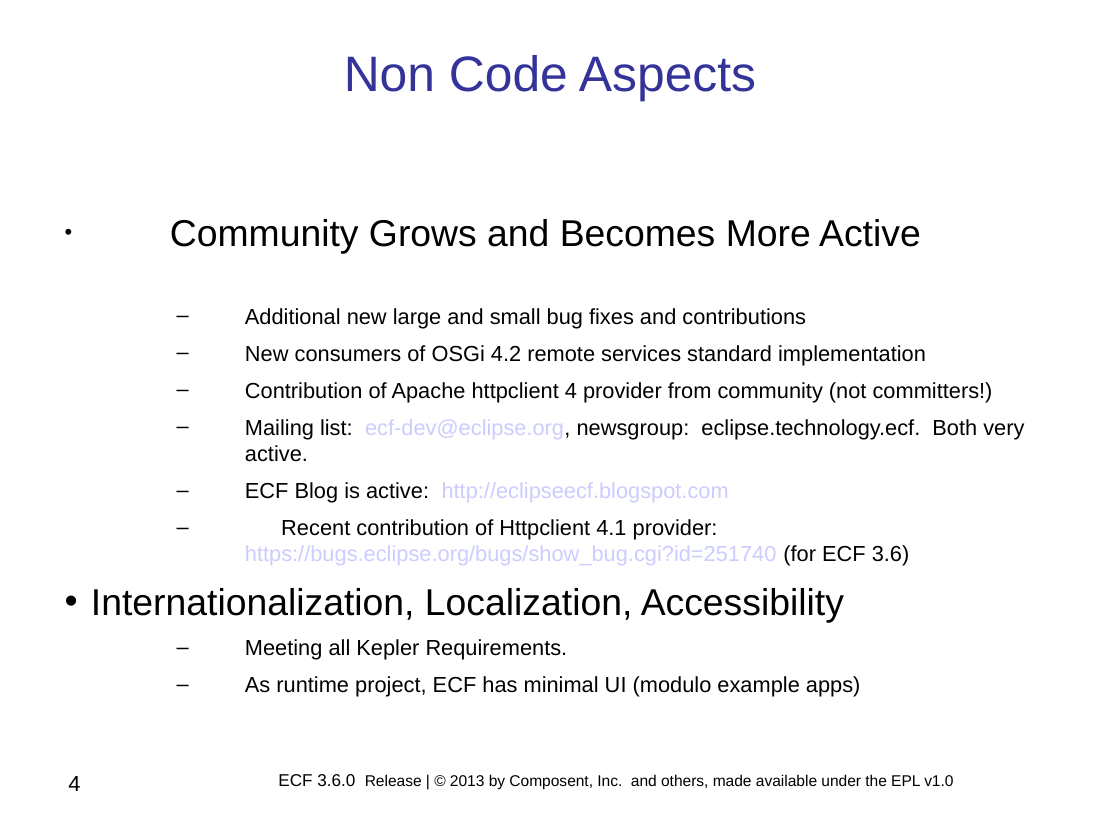
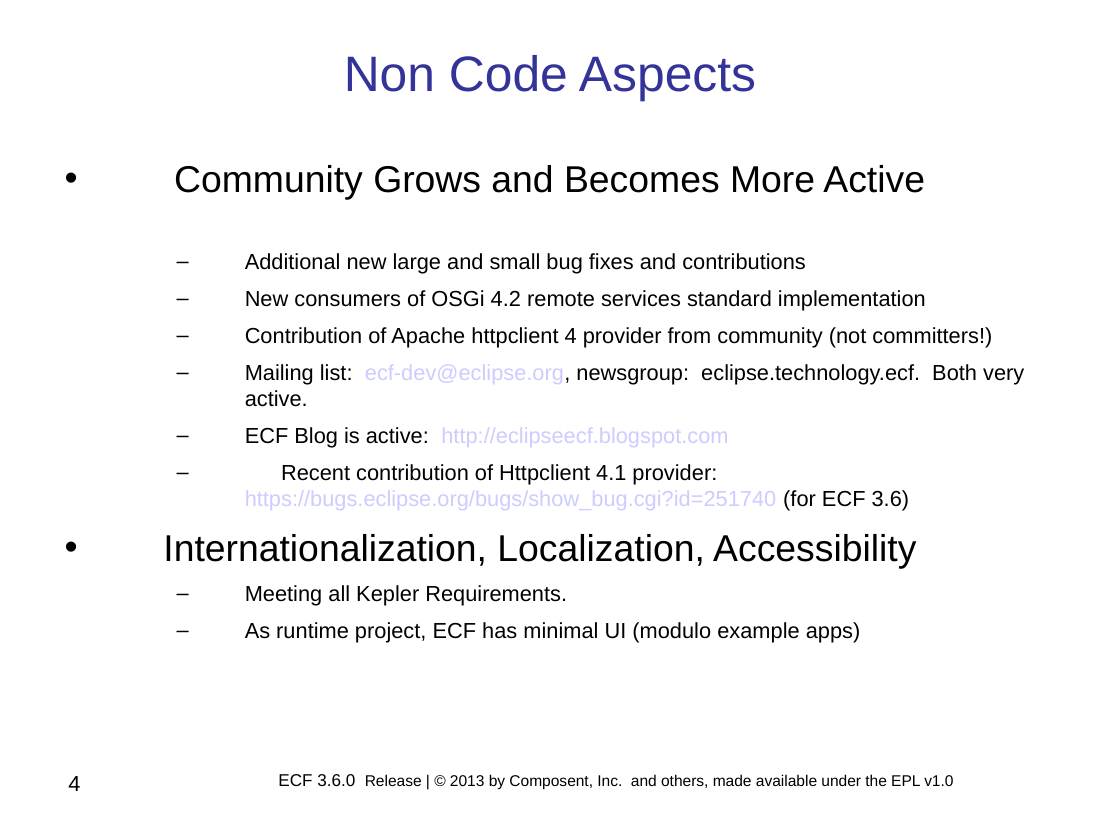
Before and after one commit to eclipse/ecf-website, a slide deck: slide 4 of reviews/ECF_Project_3.6.0_Release_Review.ppt. Drawn at 1120x840 pixels with LibreOffice and Linux fonts; fonts in the diff are those of the drawing; background and template pictures are left out. Boxes give left, top, right and bottom in pixels: in the first picture for what was removed or moved away, otherwise in the second. Text is boxed around its words. In the diff, an @@ line names an element or a change of style, - is before the commit and + after.

Commit message:
Changes to 3.6.0 release review slides.  Contribution from Tishan

```diff
--- a/reviews/ECF_Project_3.6.0_Release_Review.ppt
+++ b/reviews/ECF_Project_3.6.0_Release_Review.ppt
@@ text "Community Grows and Becomes More ..." rewrapped from box(91, 219, 1024, 697) to box(163, 165, 1024, 643) @@
```
Also in this commit, not shown: 7 other slides changed, 1 slide added, 1 slide removed.
